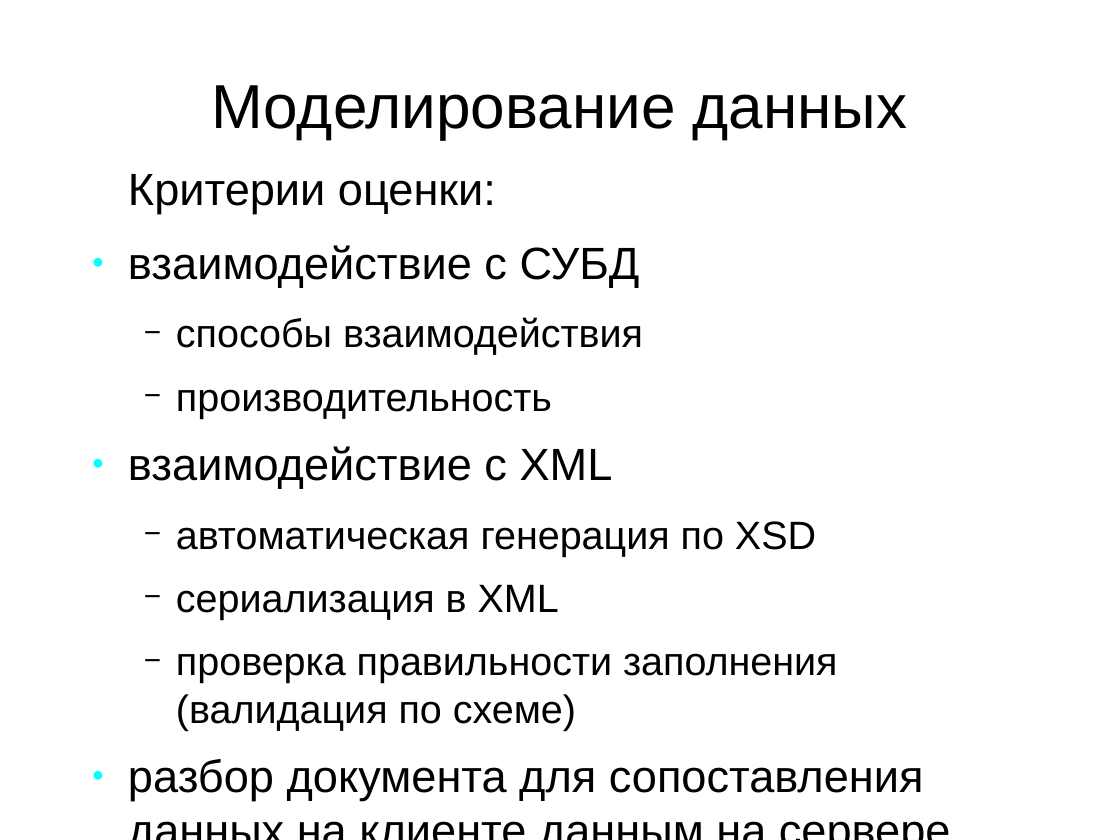
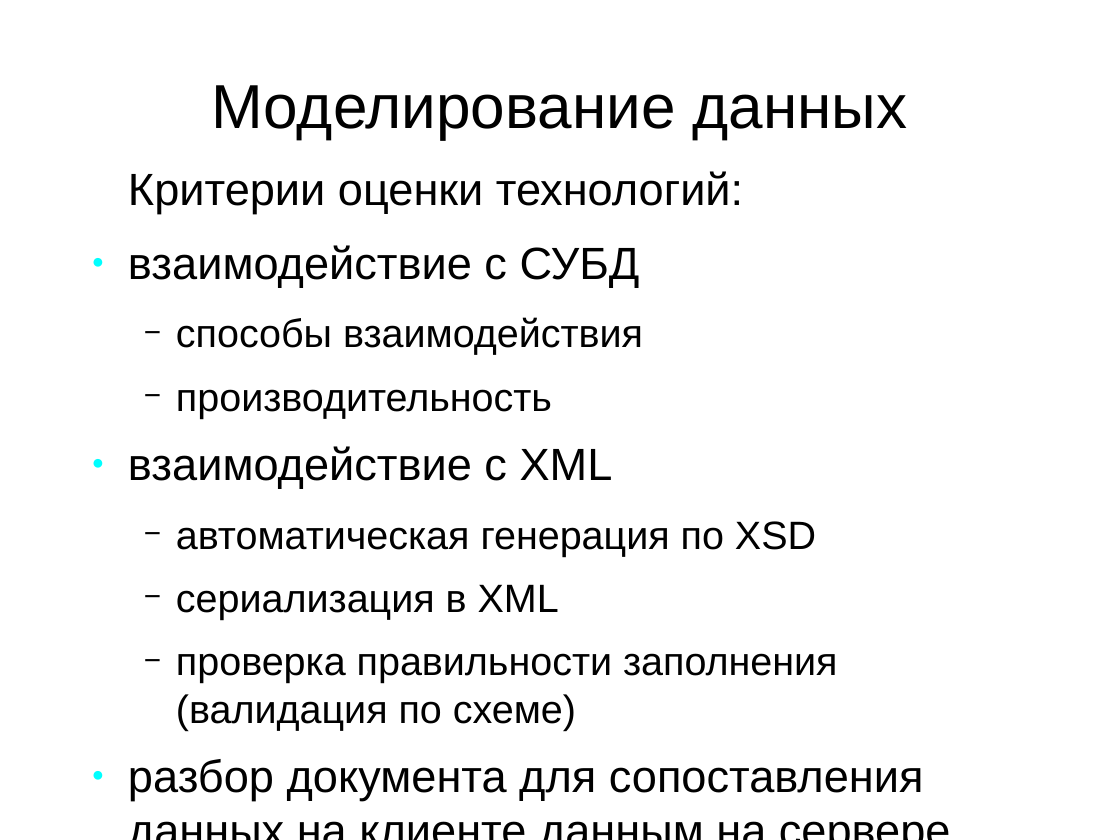
Before and after one commit to aeremenok/a-team-777, a slide deck: slide 8 of diploma/eav/diploma/demo.odp. Drawn at 1120x840 pixels with LibreOffice and Linux fonts; fonts in the diff are those of the drawing. Boxes give left, top, right and bottom in pixels: in the first picture for what was removed or moved away, otherwise in the second. Text is boxed around its words. In the diff, an @@ line names an element or a change of style, - is before the commit and + after.

```diff
--- a/diploma/eav/diploma/demo.odp
+++ b/diploma/eav/diploma/demo.odp
@@ text at (128, 171, 743, 213): text changed @@
-Критерии оценки:
+Критерии оценки технологий:
```
Also in this commit, not shown: 2 other files.
